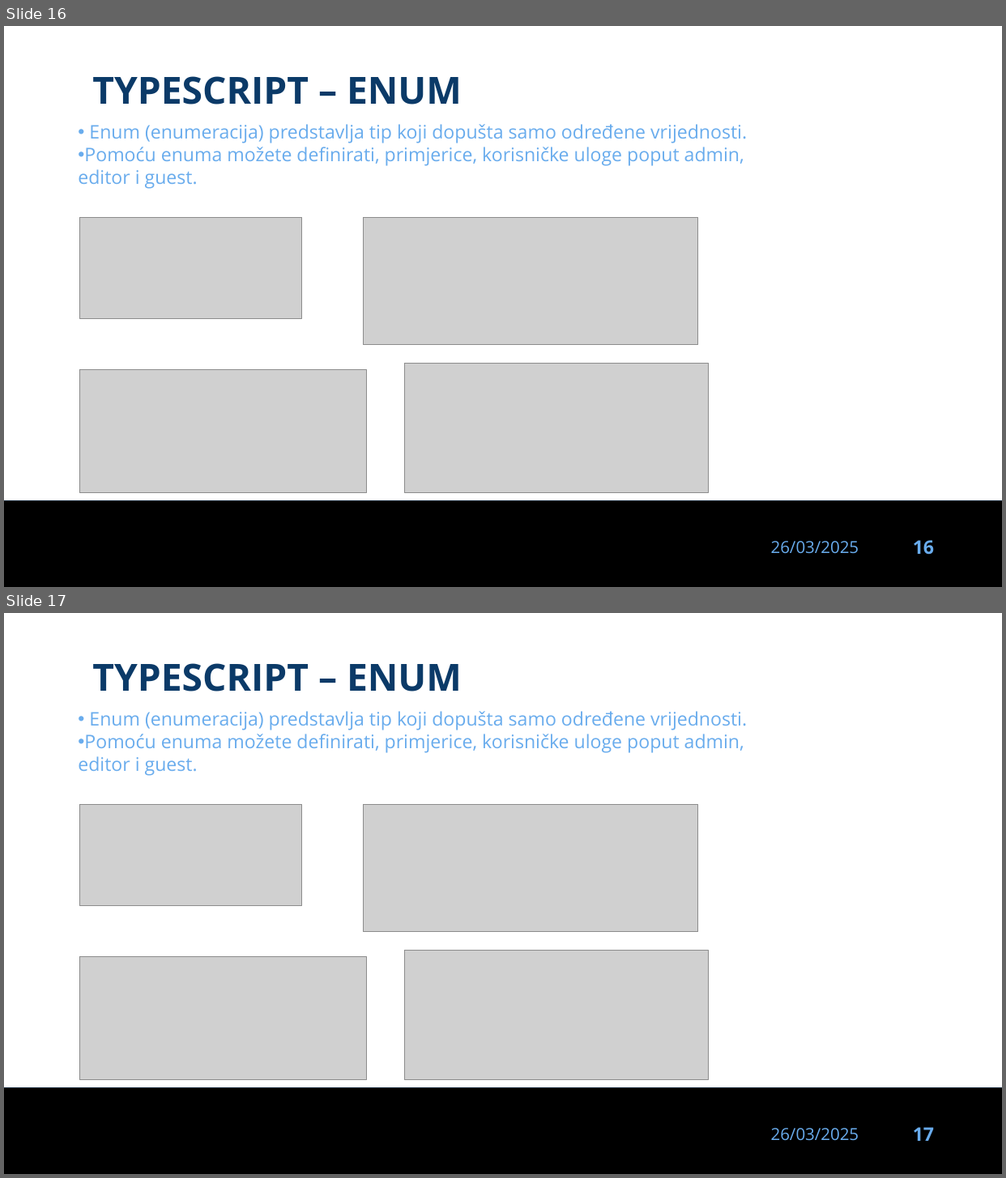
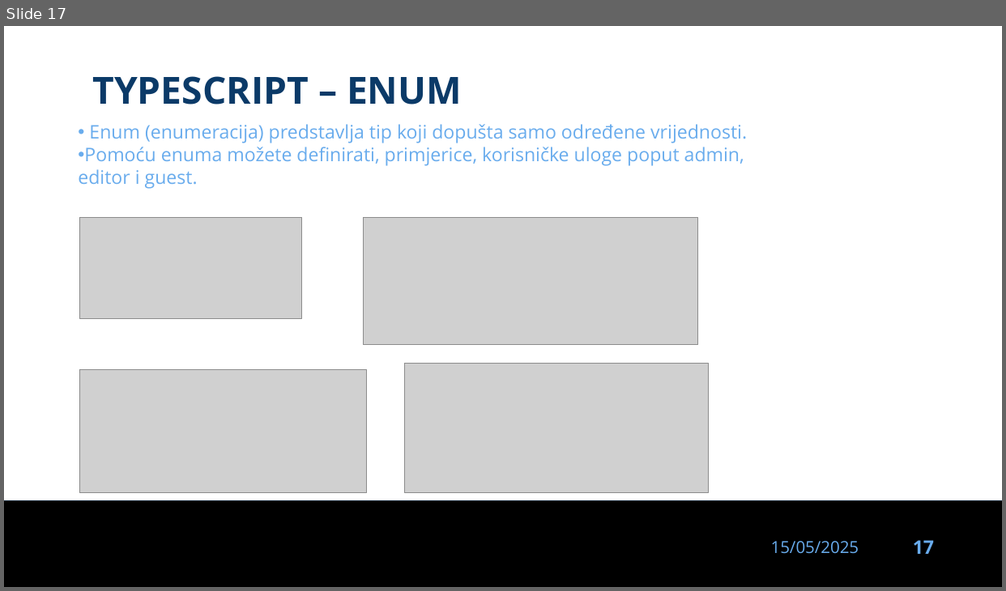
Before and after one commit to dinoDuvnjak/CTK, a slide deck: Bootcamp/typescript/typescript-uvod.pptx. Shown one above the other, each under a label of ours: slides 16 and 17 before the commit, slide 17 after it. The pictures are 1006x1178 and 1006x591 pixels, drawn with LibreOffice and Linux fonts; fonts in the diff are those of the drawing; grey boxes stand for pictures; background and template pictures are left out. Boxes give left, top, right and bottom in pixels: in the first picture for what was removed or moved away, otherwise in the second. Text is boxed around its words. In the diff, an @@ line names an element or a change of style, - is before the commit and + after.

Commit message:
finished javascript callbacks and started typescript

```diff
--- a/Bootcamp/typescript/typescript-uvod.pptx
+++ b/Bootcamp/typescript/typescript-uvod.pptx
@@ slide 17 removed at [4,613,1002,1174], background #FFFFFF; not listed: 3 template elements that a slide beside it also shows @@
@@ text removed at [92,663,462,692] @@
-TYPESCRIPT – ENUM
@@ text removed at [78,711,747,776] @@
-• Enum (enumeracija) predstavlja tip koji dopušta samo određene vrijednosti.
-• Pomoću enuma možete definirati, primjerice, korisničke uloge poput admin, editor i guest.
@@ picture removed at [79,805,302,905] @@
@@ picture removed at [364,805,698,933] @@
@@ picture removed at [404,951,709,1080] @@
@@ picture removed at [79,956,367,1080] @@
@@ what was slide 16 is now slide 17 @@
@@ slide 17 changed as well @@
@@ text at [771,541,859,554]: text changed @@
-26/03/2025
+15/05/2025
@@ page number at [913,540,934,554]: text changed @@
-16
+17
```
Also in this commit, not shown: 27 other slides changed, 3 slides added, 1 other slide removed, 10 other files.
